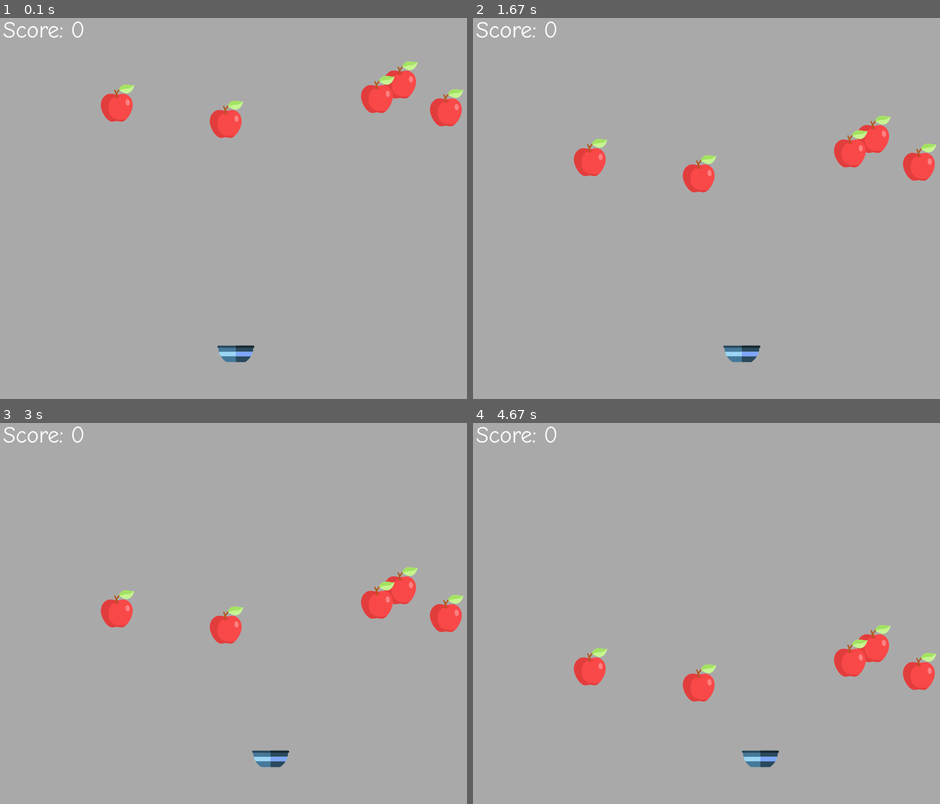
Above: before the commit, frames 1-4 (two rows, left to right).
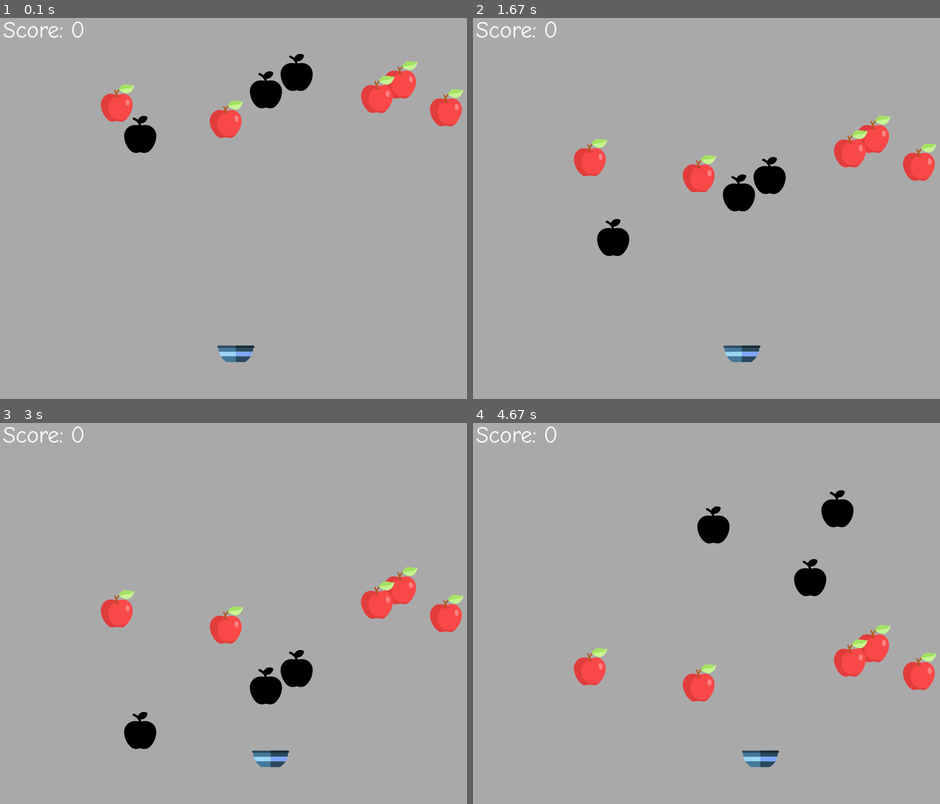
Above: after the commit, the same moments.

Repository: Amiprogrammer/Catch-Apple-Pygame1.9.6Project
Game: pygame game, started from main.py
The game is run twice, just before and just after one commit, with the same random seed, the same clock (stepped at 60 frames per second) and the same inputs.
Inputs:
- Up to frame 1 (0.1 s): no input
- Up to frame 2 (1.67 s): hold Right 0.33-0.8 s; hold Right 0.83-1.3 s; hold Left from 1.33 s (still down)
- Up to frame 3 (3 s): release Left at 1.87 s; hold Left 1.9-2.3 s; hold Right 2.33-2.97 s
- Up to frame 4 (4.67 s): hold Left 3-3.47 s; hold Right 3.5-3.97 s; hold Right 4-4.47 s; hold Left from 4.5 s (still down)

The runs differ from the first frame. In frame 1, 1.4% of the frame differs, in the area x 26-67%, y 9-36%; in frame 2, 1.4%; in frame 3, 1.4%; in frame 4, 1.4%.

Commit message:
Set a black apple and multiples black apple

Diff:
--- a/main.py
+++ b/main.py
@@ -50,10 +50,33 @@
     global screen,apple_img
     screen.blit(apple_img[i],(x,y))
 
+# multiple black apple
+black_apple_img = []
+black_apple_x = []
+black_apple_y = []
+black_apple_y_change = []
+num_of_black_apple = 3
+# apple here
+for i in range(num_of_black_apple):
+    black_apple_img.append(pygame.image.load("img/black-apple.png"))
+    black_apple_x.append(random.randint(10,756))
+    black_apple_y.append(random.randint(60,180))
+    black_apple_y_change.append(1.9)
+def black_apple(x,y,i):
+    global screen,black_apple_img
+    screen.blit(black_apple_img[i],(x,int(y)))
 
 # collision here
 def iscollision(bowl_x,bowl_y,apple_x,apple_y):
-    distance = math.sqrt((math.pow(bowl_x-apple_x,2)) + (math.pow(bowl_y-apple_y,2)))
+    distance = math.sqrt((math.pow(bowl_x - apple_x,2)) + (math.pow(bowl_y - apple_y,2)))
+    if distance < 27:
+        return True
+    else:
+        return False
+
+# collision here NOTE: for black apple
+def isblackcollision(bowl_x,bowl_y,black_apple_x,black_apple_y):
+    distance = math.sqrt((math.pow(bowl_x - black_apple_x,2)) + (math.pow(bowl_y - black_apple_y,2)))
     if distance < 27:
         return True
     else:
@@ -106,6 +129,21 @@
             apple_y[i] = random.randint(60,180)
             p_score += 1
 
+    for i in range(num_of_black_apple):
+        # boundaries of black apple
+        if black_apple_y[i] >= 690:
+            black_apple_x[i] = random.randint(10,756)
+            black_apple_y[i] = random.randint(60,180)
+
+        black_apple_y[i] += black_apple_y_change[i]
+        black_apple(black_apple_x[i],black_apple_y[i], i)
+
+        blackcollision = isblackcollision(bowl_x,bowl_y,black_apple_x[i],black_apple_y[i])
+
+        if blackcollision:
+            black_apple_x[i] = random.randint(10,756)
+            black_apple_y[i] = random.randint(60,180)
+
     bowl_x += bowl_x_change
     bowl(bowl_x,bowl_y)
 
